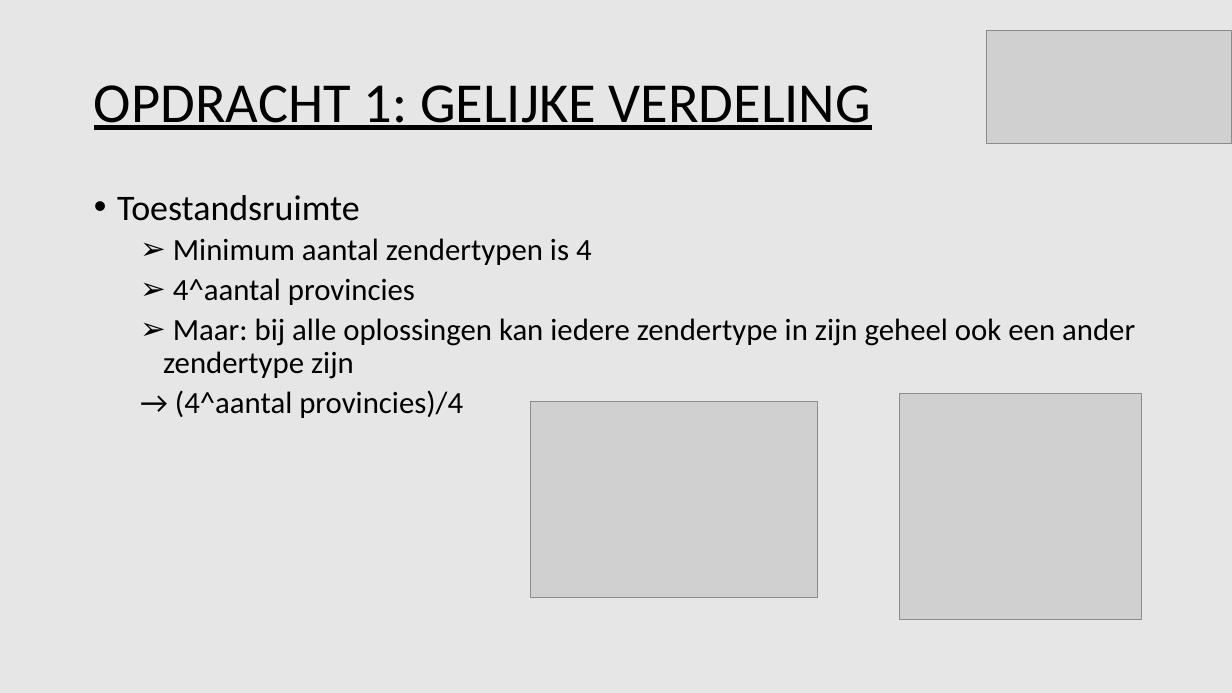
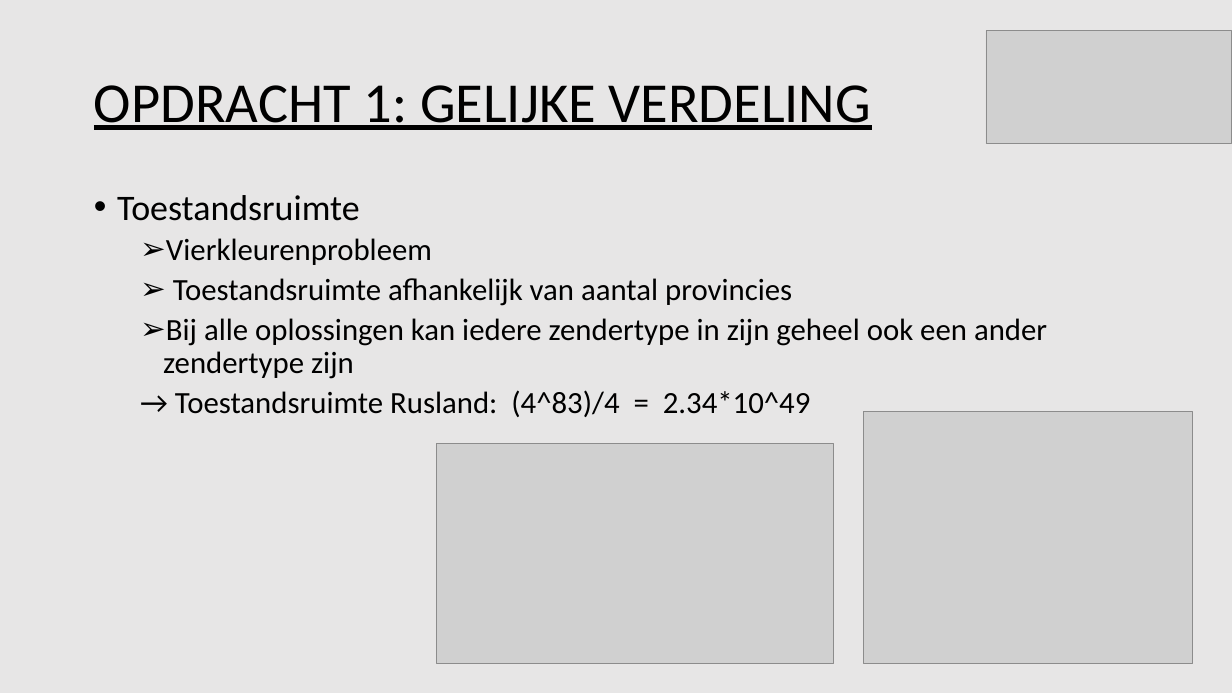
Before and after one commit to Tomttaw/Radio-Russia, a slide deck: slide 5 of eindpresentatie.pptx (slide 4 before the commit). Drawn at 1232x693 pixels with LibreOffice and Linux fonts; fonts in the diff are those of the drawing; grey boxes stand for pictures. Boxes give left, top, right and bottom in pixels: in the first picture for what was removed or moved away, otherwise in the second. Text is boxed around its words. In the diff, an @@ line names an element or a change of style, - is before the commit and + after.

```diff
--- a/eindpresentatie.pptx
+++ b/eindpresentatie.pptx
@@ text at (x1=163, y1=238, x2=1047, y2=417): text changed @@
-  ➢ Minimum aantal zendertypen is 4
-  ➢ 4^aantal provincies
-  ➢ Maar: bij alle oplossingen kan iedere zendertype in zijn geheel ook een ander zendertype zijn
-  → (4^aantal provincies)/4
+  ➢ Vierkleurenprobleem
+  ➢ Toestandsruimte afhankelijk van aantal provincies
+  ➢ Bij alle oplossingen kan iedere zendertype in zijn geheel ook een ander zendertype zijn
+  → Toestandsruimte Rusland: (4^83)/4 = 2.34*10^49
@@ picture removed at (x1=531, y1=402, x2=818, y2=598) @@
@@ picture resized from (x1=899, y1=394, x2=1141, y2=620) to (x1=863, y1=411, x2=1193, y2=664) @@
@@ picture added at (x1=437, y1=444, x2=834, y2=664) @@
```
Also in this commit, not shown: 9 other slides changed, 1 slide added, 2 slides removed, 7 other files.
